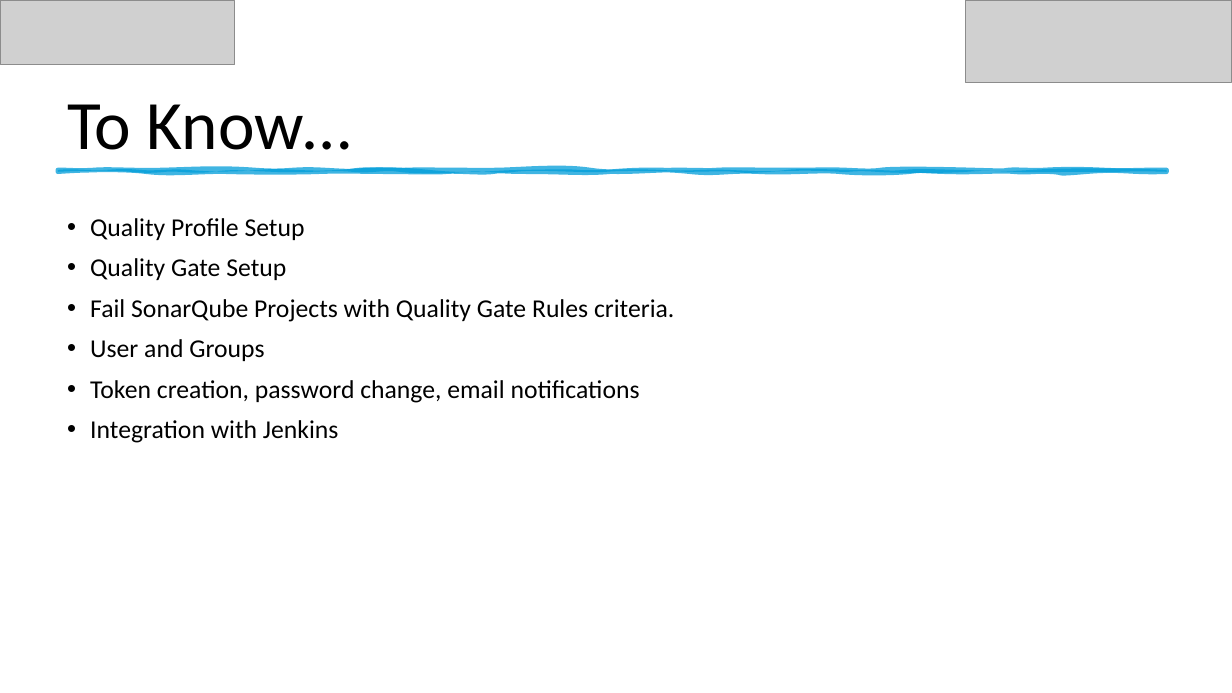
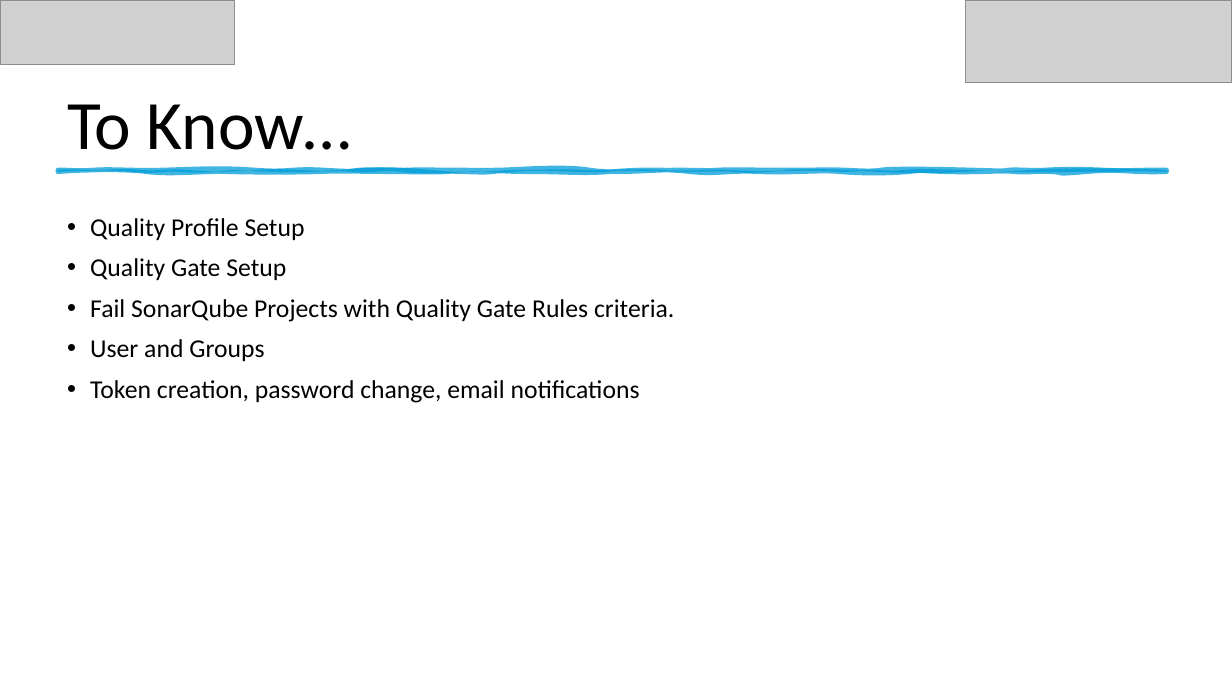
Before and after one commit to GB1609/ComputerScienceNotes, a slide deck: slide 15 of MyNotes/SonarQube/SonarQube.pptx (slide 13 before the commit). Drawn at 1232x693 pixels with LibreOffice and Linux fonts; fonts in the diff are those of the drawing; grey boxes stand for pictures. Boxes give left, top, right and bottom in pixels: in the first picture for what was removed or moved away, otherwise in the second. Text is boxed around its words. In the diff, an @@ line names an element or a change of style, - is before the commit and + after.

```diff
--- a/MyNotes/SonarQube/SonarQube.pptx
+++ b/MyNotes/SonarQube/SonarQube.pptx
@@ text at [90, 420, 339, 443]: paragraph removed @@
-• Integration with Jenkins
```
Also in this commit, not shown: 4 other slides changed, 2 slides added, 8 other files.
